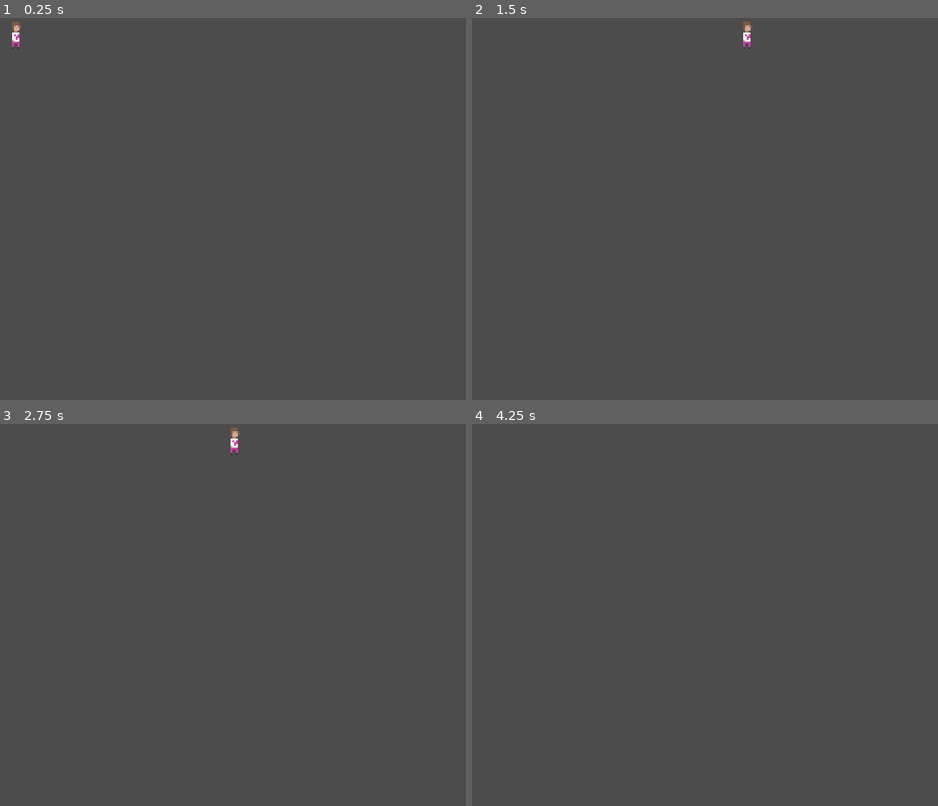
Above: before the commit, frames 1-4 (two rows, left to right).
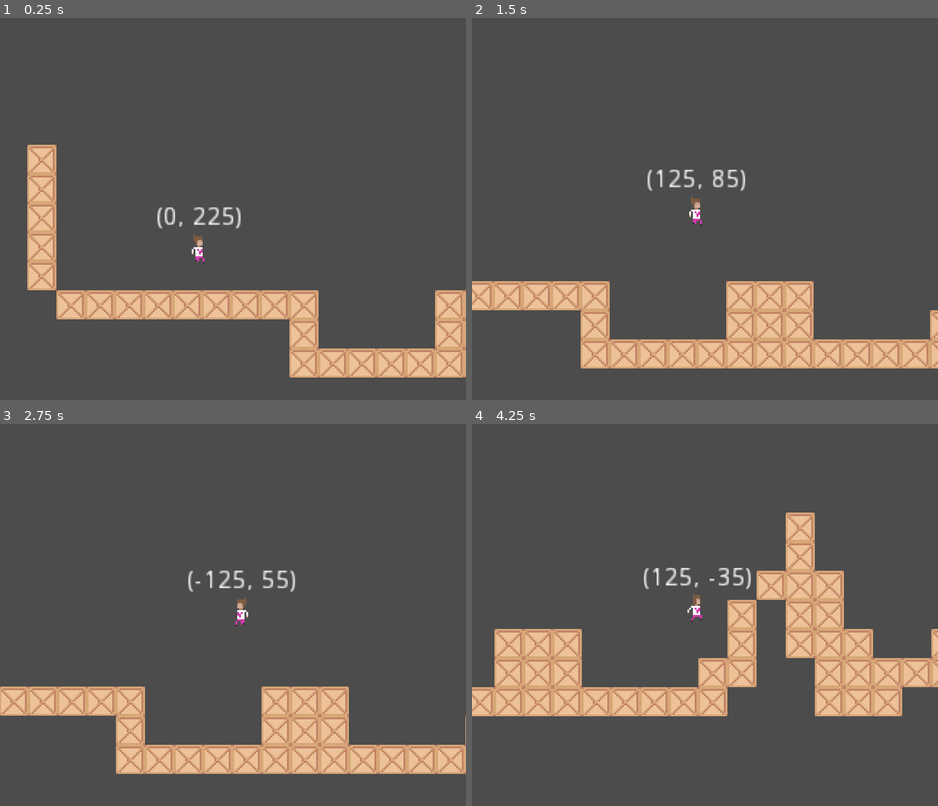
Above: after the commit, the same moments.

Repository: Pawel-9215/Zosia_game_001
Game: Godot game, scene res://Levels/LevelTemplate.tscn
The game is run twice, just before and just after one commit, with the same random seed, the same clock (stepped at 60 frames per second) and the same inputs.
Inputs:
- Up to frame 1 (0.25 s): no input
- Up to frame 2 (1.5 s): hold Space (jump) 0.53-1.28 s; hold D (go_right) from 0.53 s (still down); tap Space (jump) at 1.35 s
- Up to frame 3 (2.75 s): tap Space (jump) at 1.52, 1.82 s; release D (go_right) at 2.03 s; hold A (go_left) from 2.03 s (still down); hold Space (jump) from 2.03 s (still down)
- Up to frame 4 (4.25 s): release A (go_left) at 2.78 s; release Space (jump) at 2.78 s; hold D (go_right) from 2.78 s (still down); tap Space (jump) at 2.85, 3.02, 3.32 s; hold Space (jump) from 3.53 s (still down)

The runs differ from the first frame. In frame 1, 12% of the frame differs, in the area x 2-100%, y 0-95%; in frame 2, 12%; in frame 3, 12%; in frame 4, 18%, in the area x 0-100%, y 23-77%.

Commit message:
movement and animation

Diff:
--- a/Levels/LevelTemplate.tscn
+++ b/Levels/LevelTemplate.tscn
@@ -1,8 +1,14 @@
-[gd_scene load_steps=2 format=2]
+[gd_scene load_steps=3 format=2]
 
 [ext_resource path="res://player/Player.tscn" type="PackedScene" id=1]
+[ext_resource path="res://Tilesets/Misc/DebugMap.tscn" type="PackedScene" id=2]
 
 [node name="LevelTemplate" type="Node2D"]
 
 [node name="Player" parent="." instance=ExtResource( 1 )]
-position = Vector2( 8.58228, 13.3117 )
+position = Vector2( 14.1823, 27.3117 )
+
+[node name="DebugMap" parent="." instance=ExtResource( 2 )]
+cell_size = Vector2( 16, 16 )
+cell_custom_transform = Transform2D( 0, 0, 0, 0, 0, 0 )
+tile_data = PoolIntArray( -65507, 0, 0, 65531, 0, 0, 29, 0, 0, 131067, 0, 0, 65555, 0, 0, 65565, 0, 0, 196603, 0, 0, 131091, 0, 0, 131101, 0, 0, 262139, 0, 0, 196626, 0, 0, 196627, 0, 0, 196628, 0, 0, 196637, 0, 0, 327675, 0, 0, 262161, 0, 0, 262163, 0, 0, 262164, 0, 0, 262173, 0, 0, 393212, 0, 0, 393213, 0, 0, 393214, 0, 0, 393215, 0, 0, 327680, 0, 0, 327681, 0, 0, 327682, 0, 0, 327683, 0, 0, 327684, 0, 0, 327689, 0, 0, 327690, 0, 0, 327691, 0, 0, 327697, 0, 0, 327699, 0, 0, 327700, 0, 0, 327701, 0, 0, 327704, 0, 0, 327705, 0, 0, 327706, 0, 0, 327707, 0, 0, 327708, 0, 0, 327709, 0, 0, 393220, 0, 0, 393225, 0, 0, 393226, 0, 0, 393227, 0, 0, 393232, 0, 0, 393233, 0, 0, 393236, 0, 0, 393237, 0, 0, 393238, 0, 0, 393239, 0, 0, 393240, 0, 0, 458756, 0, 0, 458757, 0, 0, 458758, 0, 0, 458759, 0, 0, 458760, 0, 0, 458761, 0, 0, 458762, 0, 0, 458763, 0, 0, 458764, 0, 0, 458765, 0, 0, 458766, 0, 0, 458767, 0, 0, 458768, 0, 0, 458772, 0, 0, 458773, 0, 0, 458774, 0, 0 )
--- /dev/null
+++ b/Tilesets/Misc/DebugMap.tscn
@@ -0,0 +1,43 @@
+[gd_scene load_steps=5 format=2]
+
+[ext_resource path="res://assets/misc/box.png" type="Texture" id=1]
+
+[sub_resource type="ConvexPolygonShape2D" id=2]
+points = PoolVector2Array( 0, 0, 16, 0, 16, 16, 0, 16 )
+
+[sub_resource type="ConvexPolygonShape2D" id=3]
+points = PoolVector2Array( 0, 0, 16, 0, 16, 16, 0, 16 )
+
+[sub_resource type="TileSet" id=1]
+0/name = "box.png 0"
+0/texture = ExtResource( 1 )
+0/tex_offset = Vector2( 0, 0 )
+0/modulate = Color( 1, 1, 1, 1 )
+0/region = Rect2( 0, 0, 16, 16 )
+0/tile_mode = 0
+0/occluder_offset = Vector2( 0, 0 )
+0/navigation_offset = Vector2( 0, 0 )
+0/shape_offset = Vector2( 0, 0 )
+0/shape_transform = Transform2D( 1, 0, 0, 1, 0, 0 )
+0/shape = SubResource( 2 )
+0/shape_one_way = false
+0/shape_one_way_margin = 1.0
+0/shapes = [ {
+"autotile_coord": Vector2( 0, 0 ),
+"one_way": false,
+"one_way_margin": 1.0,
+"shape": SubResource( 2 ),
+"shape_transform": Transform2D( 1, 0, 0, 1, 0, 0 )
+}, {
+"autotile_coord": Vector2( 0, 0 ),
+"one_way": false,
+"one_way_margin": 1.0,
+"shape": SubResource( 3 ),
+"shape_transform": Transform2D( 1, 0, 0, 1, 0, 0 )
+} ]
+0/z_index = 0
+
+[node name="DebugMap" type="TileMap"]
+tile_set = SubResource( 1 )
+collision_layer = 2
+format = 1
--- a/player.gd
+++ b/player.gd
@@ -1,21 +1,77 @@
 extends "res://player/PlayerBaseClass.gd"
 
+const UP = Vector2(0,-1)
+
 var velocity = Vector2.ZERO
-# Declare member variables here. Examples:
-# var a = 2
-# var b = "text"
+var extra_jump_time = true # is player is allowed to jump after fall
+enum {
+	MOVE,
+	KICK,
+}
+var state = MOVE
 
-
-# Called when the node enters the scene tree for the first time.
 func _ready():
 	pass # Replace with function body.
 
 
 func _physics_process(delta):
-	velocity = handle_input()
-	move_and_slide(velocity)
+	match state:
+		MOVE:
+			move_state()
+		KICK:
+			kick_state()
+
+func move_state():
+	apply_gravity()
+	handle_jump()
+	update_movement()
+	jump_timer()
+	velocity = move_and_slide(velocity, UP)
+	printout_debug()
+
+func kick_state():
+	pass
 
 func handle_input():
 	var input_vector = Vector2.ZERO
 	input_vector.x = Input.get_action_strength("go_right") - Input.get_action_strength("go_left")
-	return input_vector*SPEED
+	return input_vector
+
+func update_movement():
+	var input_vector = handle_input()
+	if  input_vector != Vector2.ZERO:
+		velocity.x = move_toward(velocity.x, input_vector.x*SPEED, ACCELERATION)
+	else:
+		if velocity.x > 1 or velocity.x < -1:
+			velocity.x = move_toward(velocity.x, 0, FRICTION)
+		else:
+			velocity.x = 0
+
+func handle_jump():
+	if Input.is_action_pressed("jump") and (is_on_floor() or extra_jump_time):
+		velocity.y = JUMP_SPEED
+		extra_jump_time = false
+
+func printout_debug():
+	$DebugLabel.text = str(velocity)
+
+func apply_gravity():
+	if is_on_floor() and velocity.y >= 0:
+		velocity.y = 0
+	elif is_on_ceiling():
+		velocity.y = 10
+	else:
+		velocity.y += GRAVITY
+
+func jump_timer():
+	if is_on_floor() and (extra_jump_time == false):
+		extra_jump_time = true
+	elif (not is_on_floor()) and extra_jump_time and $JumpTimer.is_stopped():
+		$JumpTimer.start()
+
+
+
+
+
+func _on_JumpTimer_timeout():
+	extra_jump_time = false
--- /dev/null
+++ b/player/Animation.gd
@@ -0,0 +1,47 @@
+extends Node2D
+
+
+onready var player = get_parent()
+var bored = false
+
+
+# Called when the node enters the scene tree for the first time.
+func _ready():
+	pass # Replace with function body.
+
+func _process(delta):
+	animate_movement(player.velocity)
+
+func animate_movement(velocity):
+	if velocity.x < 0:
+		$AnimatedSprite.flip_h = true
+	elif velocity.x >0:
+		$AnimatedSprite.flip_h = false
+
+	if velocity.x !=0 and velocity.y == 0:
+		$AnimationPlayer.play("Run")
+		bored = false
+	elif velocity.y > 0:
+		$AnimationPlayer.play("Descend")
+		bored = false
+	elif velocity.y < 0:
+		$AnimationPlayer.play("Jump")
+		bored = false
+	elif velocity == Vector2.ZERO:
+		if not bored:
+			$AnimationPlayer.play("Idle")
+		if $IdleTimer.is_stopped() and not bored:
+			$IdleTimer.start()
+			# print("Idle timer restated")
+
+func set_idle_anim():
+	print("setting new anim")
+	randomize()
+	var animations = ["Idle", "Wave", "LookAround"]
+	var anim = animations[randi()%3]
+	print(anim)
+	$AnimationPlayer.play(anim)
+
+func _on_IdleTimer_timeout():
+	print("Bored")
+	bored = true
--- /dev/null
+++ b/player/Camera2D.gd
@@ -0,0 +1,21 @@
+extends Camera2D
+
+
+# Declare member variables here. Examples:
+# var a = 2
+# var b = "text"
+onready var player = get_parent()
+
+# Called when the node enters the scene tree for the first time.
+func _ready():
+	pass # Replace with function body.
+
+
+# Called every frame. 'delta' is the elapsed time since the previous frame.
+func _process(delta):
+	if player.velocity.x < 0:
+		offset_h = -1
+	elif player.velocity.x > 0:
+		offset_h = 1
+	else:
+		pass
--- a/player/Player.tscn
+++ b/player/Player.tscn
@@ -1,12 +1,150 @@
-[gd_scene load_steps=7 format=2]
+[gd_scene load_steps=51 format=2]
 
 [ext_resource path="res://player/PlayerBaseClass.tscn" type="PackedScene" id=1]
 [ext_resource path="res://player.gd" type="Script" id=2]
 [ext_resource path="res://assets/characters/zosia.png" type="Texture" id=3]
+[ext_resource path="res://player/Camera2D.gd" type="Script" id=4]
+[ext_resource path="res://player/Animation.gd" type="Script" id=5]
 
 [sub_resource type="AtlasTexture" id=1]
 atlas = ExtResource( 3 )
 region = Rect2( 0, 0, 16, 16 )
+
+[sub_resource type="AtlasTexture" id=4]
+atlas = ExtResource( 3 )
+region = Rect2( 80, 48, 16, 16 )
+
+[sub_resource type="AtlasTexture" id=5]
+atlas = ExtResource( 3 )
+region = Rect2( 0, 0, 16, 16 )
+
+[sub_resource type="AtlasTexture" id=6]
+atlas = ExtResource( 3 )
+region = Rect2( 16, 0, 16, 16 )
+
+[sub_resource type="AtlasTexture" id=7]
+atlas = ExtResource( 3 )
+region = Rect2( 32, 0, 16, 16 )
+
+[sub_resource type="AtlasTexture" id=8]
+atlas = ExtResource( 3 )
+region = Rect2( 48, 0, 16, 16 )
+
+[sub_resource type="AtlasTexture" id=9]
+atlas = ExtResource( 3 )
+region = Rect2( 48, 0, 16, 16 )
+
+[sub_resource type="AtlasTexture" id=10]
+atlas = ExtResource( 3 )
+region = Rect2( 80, 16, 16, 16 )
+
+[sub_resource type="AtlasTexture" id=11]
+atlas = ExtResource( 3 )
+region = Rect2( 0, 32, 16, 16 )
+
+[sub_resource type="AtlasTexture" id=12]
+atlas = ExtResource( 3 )
+region = Rect2( 16, 32, 16, 16 )
+
+[sub_resource type="AtlasTexture" id=13]
+atlas = ExtResource( 3 )
+region = Rect2( 32, 32, 16, 16 )
+
+[sub_resource type="AtlasTexture" id=14]
+atlas = ExtResource( 3 )
+region = Rect2( 48, 32, 16, 16 )
+
+[sub_resource type="AtlasTexture" id=15]
+atlas = ExtResource( 3 )
+region = Rect2( 64, 32, 16, 16 )
+
+[sub_resource type="AtlasTexture" id=16]
+atlas = ExtResource( 3 )
+region = Rect2( 0, 48, 16, 16 )
+
+[sub_resource type="AtlasTexture" id=17]
+atlas = ExtResource( 3 )
+region = Rect2( 16, 48, 16, 16 )
+
+[sub_resource type="AtlasTexture" id=18]
+atlas = ExtResource( 3 )
+region = Rect2( 32, 48, 16, 16 )
+
+[sub_resource type="AtlasTexture" id=19]
+atlas = ExtResource( 3 )
+region = Rect2( 0, 64, 16, 16 )
+
+[sub_resource type="AtlasTexture" id=20]
+atlas = ExtResource( 3 )
+region = Rect2( 16, 64, 16, 16 )
+
+[sub_resource type="AtlasTexture" id=21]
+atlas = ExtResource( 3 )
+region = Rect2( 32, 64, 16, 16 )
+
+[sub_resource type="AtlasTexture" id=22]
+atlas = ExtResource( 3 )
+region = Rect2( 48, 64, 16, 16 )
+
+[sub_resource type="AtlasTexture" id=23]
+atlas = ExtResource( 3 )
+region = Rect2( 48, 48, 16, 16 )
+
+[sub_resource type="AtlasTexture" id=24]
+atlas = ExtResource( 3 )
+region = Rect2( 64, 48, 16, 16 )
+
+[sub_resource type="AtlasTexture" id=37]
+atlas = ExtResource( 3 )
+region = Rect2( 0, 0, 16, 16 )
+
+[sub_resource type="AtlasTexture" id=25]
+atlas = ExtResource( 3 )
+region = Rect2( 48, 0, 16, 16 )
+
+[sub_resource type="AtlasTexture" id=26]
+atlas = ExtResource( 3 )
+region = Rect2( 64, 0, 16, 16 )
+
+[sub_resource type="AtlasTexture" id=27]
+atlas = ExtResource( 3 )
+region = Rect2( 80, 0, 16, 16 )
+
+[sub_resource type="AtlasTexture" id=28]
+atlas = ExtResource( 3 )
+region = Rect2( 0, 16, 16, 16 )
+
+[sub_resource type="AtlasTexture" id=29]
+atlas = ExtResource( 3 )
+region = Rect2( 16, 16, 16, 16 )
+
+[sub_resource type="AtlasTexture" id=30]
+atlas = ExtResource( 3 )
+region = Rect2( 32, 16, 16, 16 )
+
+[sub_resource type="AtlasTexture" id=31]
+atlas = ExtResource( 3 )
+region = Rect2( 48, 16, 16, 16 )
+
+[sub_resource type="AtlasTexture" id=32]
+atlas = ExtResource( 3 )
+region = Rect2( 64, 16, 16, 16 )
+
+[sub_resource type="AtlasTexture" id=33]
+atlas = ExtResource( 3 )
+region = Rect2( 80, 32, 16, 16 )
+
+[sub_resource type="AtlasTexture" id=34]
+atlas = ExtResource( 3 )
+region = Rect2( 0, 48, 16, 16 )
+
+[sub_resource type="AtlasTexture" id=35]
+atlas = ExtResource( 3 )
+region = Rect2( 16, 48, 16, 16 )
+
+[sub_resource type="AtlasTexture" id=36]
+atlas = ExtResource( 3 )
+region = Rect2( 32, 48, 16, 16 )
 
 [sub_resource type="SpriteFrames" id=2]
 animations = [ {
@@ -14,21 +152,273 @@
 "loop": true,
 "name": "Idle",
 "speed": 5.0
+}, {
+"frames": [ SubResource( 4 ) ],
+"loop": true,
+"name": "Hurt",
+"speed": 5.0
+}, {
+"frames": [ SubResource( 5 ), SubResource( 6 ), SubResource( 7 ), SubResource( 8 ), SubResource( 9 ) ],
+"loop": true,
+"name": "LookAround",
+"speed": 4.0
+}, {
+"frames": [ SubResource( 10 ), SubResource( 11 ), SubResource( 12 ), SubResource( 13 ), SubResource( 14 ), SubResource( 15 ) ],
+"loop": true,
+"name": "Run",
+"speed": 12.0
+}, {
+"frames": [ SubResource( 16 ), SubResource( 17 ), SubResource( 18 ) ],
+"loop": true,
+"name": "Ascend",
+"speed": 12.0
+}, {
+"frames": [ SubResource( 19 ), SubResource( 20 ), SubResource( 21 ), SubResource( 22 ) ],
+"loop": true,
+"name": "Kick",
+"speed": 8.0
+}, {
+"frames": [ SubResource( 23 ), SubResource( 24 ) ],
+"loop": true,
+"name": "Descend",
+"speed": 12.0
+}, {
+"frames": [ SubResource( 37 ), SubResource( 25 ), SubResource( 26 ), SubResource( 27 ), SubResource( 28 ), SubResource( 29 ), SubResource( 30 ), SubResource( 29 ), SubResource( 28 ), SubResource( 29 ), SubResource( 30 ), SubResource( 29 ), SubResource( 31 ), SubResource( 32 ), SubResource( 37 ) ],
+"loop": true,
+"name": "Wave",
+"speed": 5.0
+}, {
+"frames": [ SubResource( 33 ), SubResource( 34 ), SubResource( 35 ), SubResource( 36 ) ],
+"loop": true,
+"name": "JumpStart",
+"speed": 12.0
 } ]
+
+[sub_resource type="Animation" id=38]
+resource_name = "Descend"
+tracks/0/type = "value"
+tracks/0/path = NodePath("AnimatedSprite:animation")
+tracks/0/interp = 1
+tracks/0/loop_wrap = true
+tracks/0/imported = false
+tracks/0/enabled = true
+tracks/0/keys = {
+"times": PoolRealArray( 0 ),
+"transitions": PoolRealArray( 1 ),
+"update": 1,
+"values": [ "Descend" ]
+}
+
+[sub_resource type="Animation" id=39]
+resource_name = "Hurt"
+tracks/0/type = "value"
+tracks/0/path = NodePath("AnimatedSprite:animation")
+tracks/0/interp = 1
+tracks/0/loop_wrap = true
+tracks/0/imported = false
+tracks/0/enabled = true
+tracks/0/keys = {
+"times": PoolRealArray( 0 ),
+"transitions": PoolRealArray( 1 ),
+"update": 1,
+"values": [ "Hurt" ]
+}
+
+[sub_resource type="Animation" id=40]
+resource_name = "Idle"
+length = 1.3
+loop = true
+tracks/0/type = "value"
+tracks/0/path = NodePath("AnimatedSprite:animation")
+tracks/0/interp = 1
+tracks/0/loop_wrap = true
+tracks/0/imported = false
+tracks/0/enabled = true
+tracks/0/keys = {
+"times": PoolRealArray( 0 ),
+"transitions": PoolRealArray( 1 ),
+"update": 1,
+"values": [ "Idle" ]
+}
+tracks/1/type = "method"
+tracks/1/path = NodePath(".")
+tracks/1/interp = 1
+tracks/1/loop_wrap = true
+tracks/1/imported = false
+tracks/1/enabled = true
+tracks/1/keys = {
+"times": PoolRealArray( 1.1 ),
+"transitions": PoolRealArray( 1 ),
+"values": [ {
+"args": [  ],
+"method": "set_idle_anim"
+} ]
+}
+
+[sub_resource type="Animation" id=41]
+resource_name = "Jump"
+tracks/0/type = "value"
+tracks/0/path = NodePath("AnimatedSprite:animation")
+tracks/0/interp = 1
+tracks/0/loop_wrap = true
+tracks/0/imported = false
+tracks/0/enabled = true
+tracks/0/keys = {
+"times": PoolRealArray( 0, 0.1 ),
+"transitions": PoolRealArray( 1, 1 ),
+"update": 1,
+"values": [ "JumpStart", "Ascend" ]
+}
+
+[sub_resource type="Animation" id=42]
+resource_name = "Kick"
+tracks/0/type = "value"
+tracks/0/path = NodePath("AnimatedSprite:animation")
+tracks/0/interp = 1
+tracks/0/loop_wrap = true
+tracks/0/imported = false
+tracks/0/enabled = true
+tracks/0/keys = {
+"times": PoolRealArray( 0 ),
+"transitions": PoolRealArray( 1 ),
+"update": 1,
+"values": [ "Kick" ]
+}
+
+[sub_resource type="Animation" id=44]
+resource_name = "LookAround"
+length = 1.5
+loop = true
+tracks/0/type = "value"
+tracks/0/path = NodePath("AnimatedSprite:animation")
+tracks/0/interp = 1
+tracks/0/loop_wrap = true
+tracks/0/imported = false
+tracks/0/enabled = true
+tracks/0/keys = {
+"times": PoolRealArray( 0 ),
+"transitions": PoolRealArray( 1 ),
+"update": 1,
+"values": [ "LookAround" ]
+}
+tracks/1/type = "method"
+tracks/1/path = NodePath(".")
+tracks/1/interp = 1
+tracks/1/loop_wrap = true
+tracks/1/imported = false
+tracks/1/enabled = true
+tracks/1/keys = {
+"times": PoolRealArray( 1.4 ),
+"transitions": PoolRealArray( 1 ),
+"values": [ {
+"args": [  ],
+"method": "set_idle_anim"
+} ]
+}
+
+[sub_resource type="Animation" id=43]
+resource_name = "Run"
+tracks/0/type = "value"
+tracks/0/path = NodePath("AnimatedSprite:animation")
+tracks/0/interp = 1
+tracks/0/loop_wrap = true
+tracks/0/imported = false
+tracks/0/enabled = true
+tracks/0/keys = {
+"times": PoolRealArray( 0 ),
+"transitions": PoolRealArray( 1 ),
+"update": 1,
+"values": [ "Run" ]
+}
+
+[sub_resource type="Animation" id=45]
+resource_name = "Wave"
+length = 2.4
+loop = true
+tracks/0/type = "value"
+tracks/0/path = NodePath("AnimatedSprite:animation")
+tracks/0/interp = 1
+tracks/0/loop_wrap = true
+tracks/0/imported = false
+tracks/0/enabled = true
+tracks/0/keys = {
+"times": PoolRealArray( 0 ),
+"transitions": PoolRealArray( 1 ),
+"update": 1,
+"values": [ "Wave" ]
+}
+tracks/1/type = "method"
+tracks/1/path = NodePath(".")
+tracks/1/interp = 1
+tracks/1/loop_wrap = true
+tracks/1/imported = false
+tracks/1/enabled = true
+tracks/1/keys = {
+"times": PoolRealArray( 2.3 ),
+"transitions": PoolRealArray( 1 ),
+"values": [ {
+"args": [  ],
+"method": "set_idle_anim"
+} ]
+}
 
 [sub_resource type="CapsuleShape2D" id=3]
 radius = 3.12259
 height = 9.34887
 
 [node name="Player" instance=ExtResource( 1 )]
+collision_mask = 2
 script = ExtResource( 2 )
 
 [node name="Animation" type="Node2D" parent="." index="0"]
+script = ExtResource( 5 )
 
 [node name="AnimatedSprite" type="AnimatedSprite" parent="Animation" index="0"]
 frames = SubResource( 2 )
-animation = "Idle"
+animation = "LookAround"
+playing = true
+
+[node name="AnimationPlayer" type="AnimationPlayer" parent="Animation" index="1"]
+method_call_mode = 1
+anims/Descend = SubResource( 38 )
+anims/Hurt = SubResource( 39 )
+anims/Idle = SubResource( 40 )
+anims/Jump = SubResource( 41 )
+anims/Kick = SubResource( 42 )
+anims/LookAround = SubResource( 44 )
+anims/Run = SubResource( 43 )
+anims/Wave = SubResource( 45 )
+
+[node name="IdleTimer" type="Timer" parent="Animation" index="2"]
+wait_time = 3.7
+one_shot = true
 
 [node name="CollisionShape2D" type="CollisionShape2D" parent="." index="1"]
+visible = false
 position = Vector2( 0, 0.167044 )
 shape = SubResource( 3 )
+
+[node name="DebugLabel" type="Label" parent="." index="2"]
+margin_left = -43.2261
+margin_top = -24.1558
+margin_right = 43.7739
+margin_bottom = -10.1558
+size_flags_stretch_ratio = 0.65
+text = "test"
+align = 1
+valign = 1
+__meta__ = {
+"_edit_use_anchors_": false
+}
+
+[node name="JumpTimer" type="Timer" parent="." index="3"]
+wait_time = 0.2
+
+[node name="Camera2D" type="Camera2D" parent="." index="4"]
+current = true
+limit_smoothed = true
+smoothing_enabled = true
+offset_h = 1.0
+script = ExtResource( 4 )
+[connection signal="timeout" from="Animation/IdleTimer" to="Animation" method="_on_IdleTimer_timeout"]
+[connection signal="timeout" from="JumpTimer" to="." method="_on_JumpTimer_timeout"]
--- a/player/PlayerBaseClass.gd
+++ b/player/PlayerBaseClass.gd
@@ -1,6 +1,8 @@
 extends KinematicBody2D
 
 
-const SPEED = 150
+const SPEED = 125
 const ACCELERATION = 20
-const FRICTION = 0.1
+const FRICTION = 10
+const GRAVITY = 15
+const JUMP_SPEED = -230
--- a/project.godot
+++ b/project.godot
@@ -72,6 +72,13 @@
  ]
 }
 
+[layer_names]
+
+2d_physics/layer_1="Player"
+2d_physics/layer_2="Ground"
+2d_physics/layer_3="Descructables"
+2d_physics/layer_4="NPC"
+
 [rendering]
 
 environment/default_environment="res://default_env.tres"
